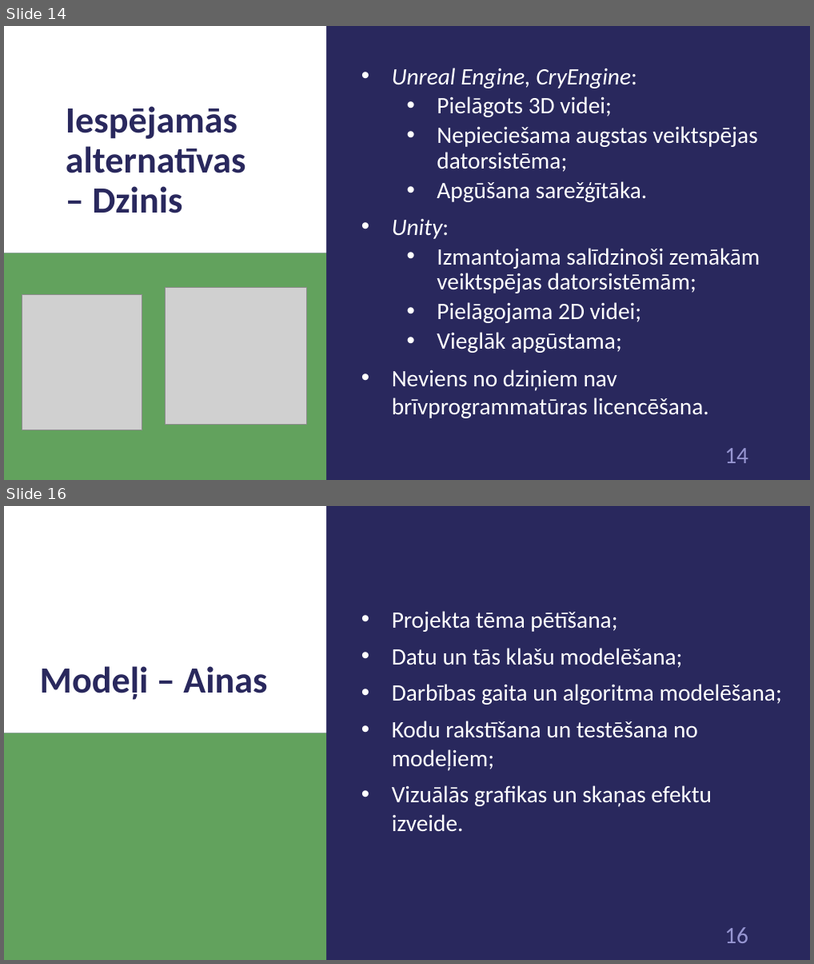
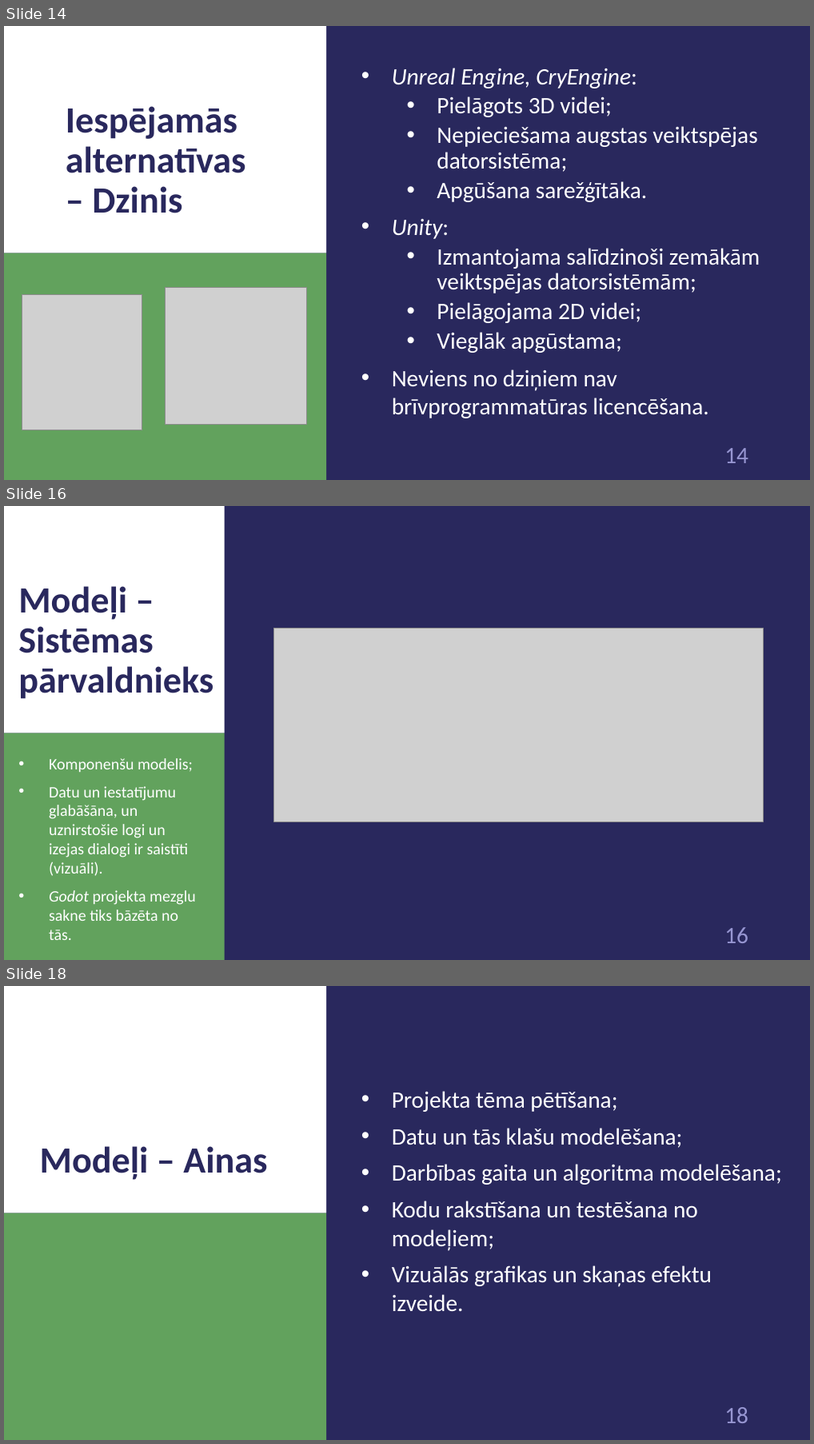
Before and after one commit to 1ivyatan/drumstalotajs, a slide deck: Documentation/Prezentācija.pptx. Shown one above the other, each under a label of ours: slides 14 and 16 before the commit, slides 14, 16 and 18 after it; the slides between them are not shown. The pictures are 814x964 and 814x1444 pixels, drawn with LibreOffice and Linux fonts; fonts in the diff are those of the drawing; grey boxes stand for pictures. Boxes give left, top, right and bottom in pixels: in the first picture for what was removed or moved away, otherwise in the second. Text is boxed around its words. In the diff, an @@ line names an element or a change of style, - is before the commit and + after.

```diff
--- a/Documentation/Prezentācija.pptx
+++ b/Documentation/Prezentācija.pptx
@@ slide 16 added at box(4, 506, 810, 960), background #29285D; not listed: 1 template element that a slide beside it also shows @@
@@ rectangle added at box(4, 506, 225, 733), fill #FFFFFF @@
@@ title added at box(18, 586, 214, 699), 44 pt, text #29285D, bold @@
+Modeļi – Sistēmas pārvaldnieks
@@ picture added at box(274, 628, 764, 821) @@
@@ rectangle added at box(4, 733, 225, 960), fill #62A25D @@
@@ text added at box(49, 758, 196, 940), 19 pt, text #FFFFFF @@
+• Komponenšu modelis;
+• Datu un iestatījumu glabāšāna, un uznirstošie logi un izejas dialogi ir saistīti (vizuāli).
+• Godot projekta mezglu sakne tiks bāzēta no tās.
@@ what was slide 16 is now slide 18 @@
@@ page number at box(725, 1407, 749, 1423): text changed @@
-16
+18
```
Also in this commit, not shown: 1 slide changed, 1 other slide added.
